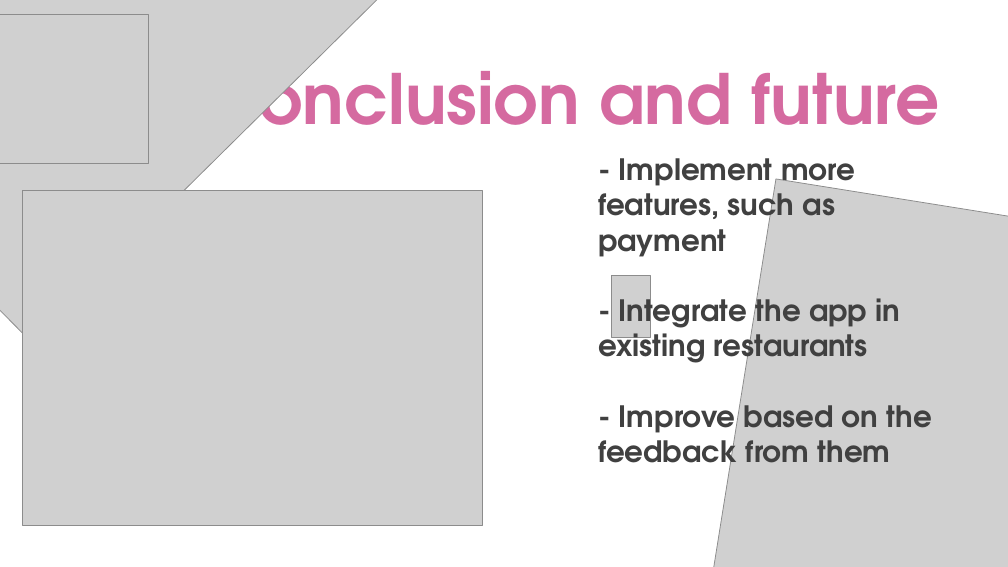
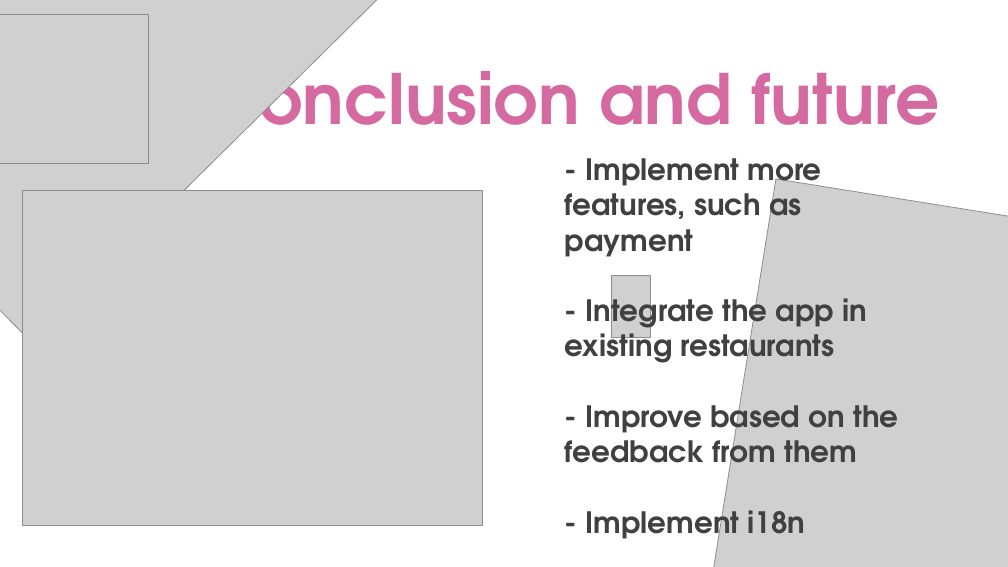
Before and after one commit to DeliriumProducts/luncher-box, a slide deck: slide 12 of presentation/softuniada/presentation.pptx (slide 11 before the commit). Drawn at 1008x567 pixels with LibreOffice and Linux fonts; fonts in the diff are those of the drawing; grey boxes stand for pictures. Boxes give left, top, right and bottom in pixels: in the first picture for what was removed or moved away, otherwise in the second. Text is boxed around its words. In the diff, an @@ line names an element or a change of style, - is before the commit and + after.

```diff
--- a/presentation/softuniada/presentation.pptx
+++ b/presentation/softuniada/presentation.pptx
@@ text "- Implement more features, such ...": place and size @@
-text "- Implement more features, such ..." at box(598, 158, 931, 476)
+text "- Implement more features, such ..." at box(565, 158, 898, 546)
@@ text at box(585, 501, 806, 546): paragraph added @@
+  - Implement i18n
```
Also in this commit, not shown: 1 slide added.
